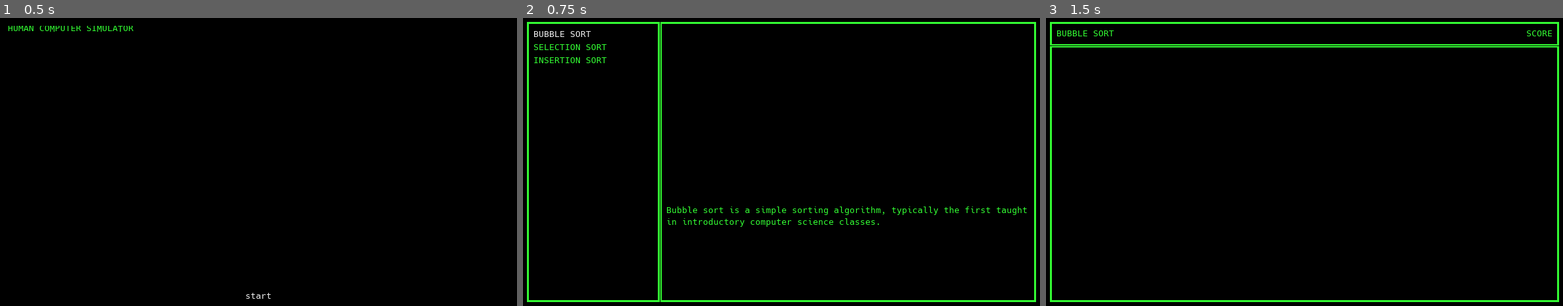
Above: before the commit, frames 1-3 (left to right).
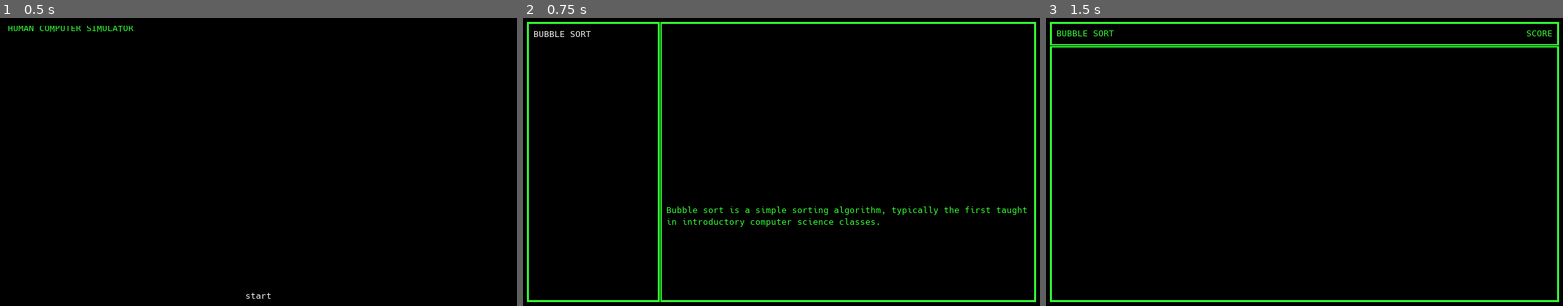
Above: after the commit, the same moments.

Repository: danielzting/algorithm-simulator
Game: Godot game, scene res://scenes/menu.tscn
Same seed, same stepped clock (60 frames per second), same inputs: the game is played once before the commit and once after it.
Inputs:
- Up to frame 1 (0.5 s): no input
- Up to frame 2 (0.75 s): click "start" at 0.5 s
- Up to frame 3 (1.5 s): click "BUBBLE SORT" at 1.25 s

Frame 1 is identical in both runs. In frame 2, 0.3% of the frame differs, in the area x 2-17%, y 9-16%; in frame 3, nothing differs.

Commit message:
refactor: update levels.json
Now that multi-level loading has been shown to work, the placeholder
levels have been deleted from levels.json and the file moved into
assets/.

Diff:
--- /dev/null
+++ b/assets/levels.json
@@ -0,0 +1,6 @@
+{
+	"BUBBLE SORT":
+	{
+		"about": "Bubble sort is a simple sorting algorithm, typically the first taught in introductory computer science classes."
+	}
+}
--- a/levels.json
+++ /dev/null
@@ -1,14 +0,0 @@
-{
-	"BUBBLE SORT":
-	{
-		"about": "Bubble sort is a simple sorting algorithm, typically the first taught in introductory computer science classes."
-	},
-	"SELECTION SORT":
-	{
-		"about": "Why would you use selection sort when there's bubble sort and insertion sort..."
-	},
-	"INSERTION SORT":
-	{
-		"about": "Lorem ipsum sit dolor amet"
-	}
-}
--- a/scripts/levels.gd
+++ b/scripts/levels.gd
@@ -4,7 +4,7 @@
 
 func _ready():
 	var descriptions = File.new()
-	descriptions.open("res://levels.json", descriptions.READ)
+	descriptions.open("res://assets/levels.json", descriptions.READ)
 	levels = parse_json(descriptions.get_as_text())
 	var first = true
 	for level in levels:
